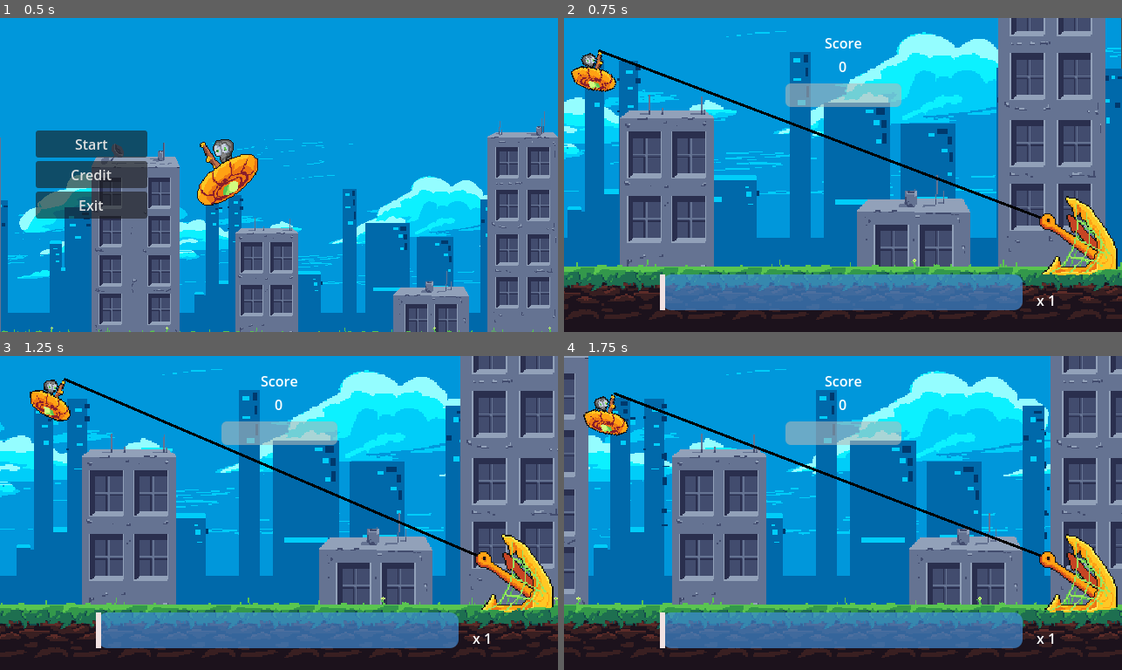
Above: before the commit, frames 1-4 (two rows, left to right).
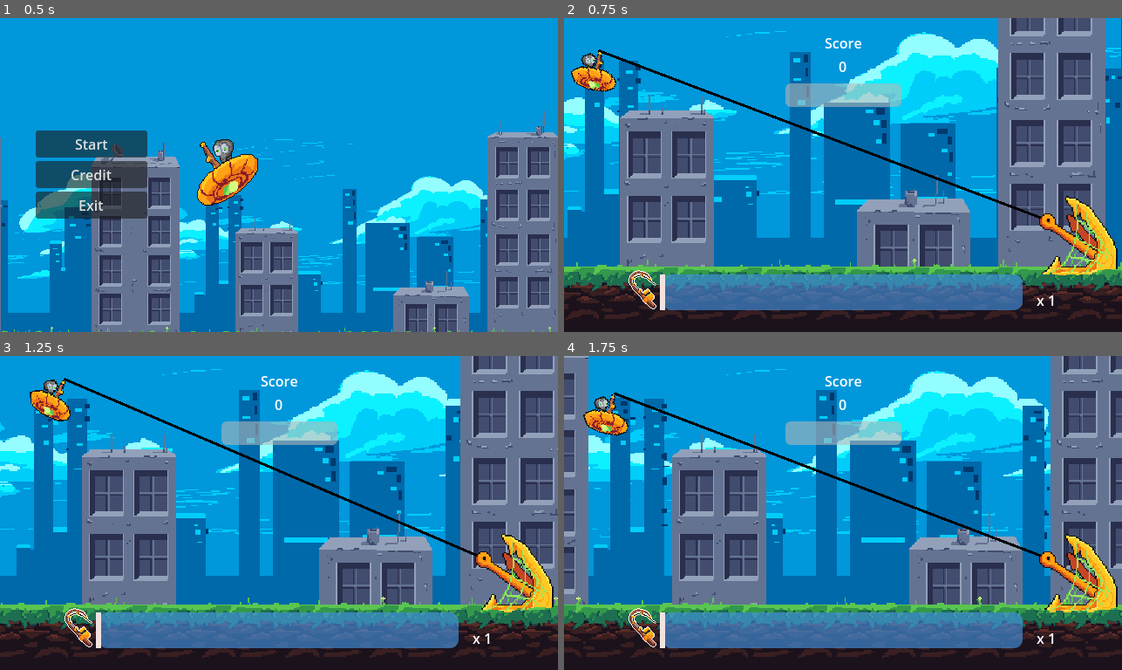
Above: after the commit, the same moments.

Repository: Tenes/mini-jam-153
Game: Godot game, scene res://Scenes/main_menu_scene.tscn
The game is run twice, just before and just after one commit, with the same random seed, the same clock (stepped at 60 frames per second) and the same inputs. Sound files missing from this copy of the repository are replaced by a short silence.
Inputs (mouse positions are in pixels of both pictures, inside the frame that each line leads up to):
- Up to frame 1 (0.5 s): no input
- Up to frame 2 (0.75 s): click "Start" at 0.5 s
- Up to frame 3 (1.25 s): no input
- Up to frame 4 (1.75 s): move the mouse to (965, 497) at 1.27 s; click (965, 497) at 1.35 s

Frame 1 is identical in both runs. In frame 2, 0.3% of the frame differs, in the area x 11-17%, y 80-93%; in frame 3, 0.3%; in frame 4, 0.3%.

Commit message:
Add fishing icon

Diff:
--- a/Models/UI/ui.tscn
+++ b/Models/UI/ui.tscn
@@ -1,7 +1,8 @@
-[gd_scene load_steps=10 format=3 uid="uid://djreke1bdr6mw"]
+[gd_scene load_steps=12 format=3 uid="uid://djreke1bdr6mw"]
 
 [ext_resource type="PackedScene" uid="uid://8j55homb7oys" path="res://Models/UI/ActionProgressBar/action_progress_bar.tscn" id="1_adrj5"]
 [ext_resource type="Script" path="res://Models/UI/ui.gd" id="1_pnhuf"]
+[ext_resource type="Texture2D" uid="uid://0sn02i4sdxdr" path="res://Assets/fishing_rod_1.png" id="3_3tegu"]
 
 [sub_resource type="Animation" id="Animation_uhycu"]
 length = 0.001
@@ -82,9 +83,13 @@
 "times": PackedFloat32Array(0, 0.2331, 0.4329, 0.5994)
 }
 
+[sub_resource type="Animation" id="Animation_660m4"]
+resource_name = "shake_failed"
+
 [sub_resource type="AnimationLibrary" id="AnimationLibrary_xww6p"]
 _data = {
 "RESET": SubResource("Animation_uhycu"),
+"shake_failed": SubResource("Animation_660m4"),
 "shake_great_success": SubResource("Animation_p1vc8"),
 "shake_success": SubResource("Animation_k7cb7")
 }
@@ -385,3 +390,11 @@
 libraries = {
 "": SubResource("AnimationLibrary_g0qg5")
 }
+
+[node name="TextureRect" type="TextureRect" parent="."]
+layout_mode = 0
+offset_left = 68.0
+offset_top = 287.0
+offset_right = 116.0
+offset_bottom = 335.0
+texture = ExtResource("3_3tegu")
Binary file added: Assets/fishing_rod_1.png
Not shown, added: Assets/fishing_rod_1.png.import
Not shown, changed: .gitignore
